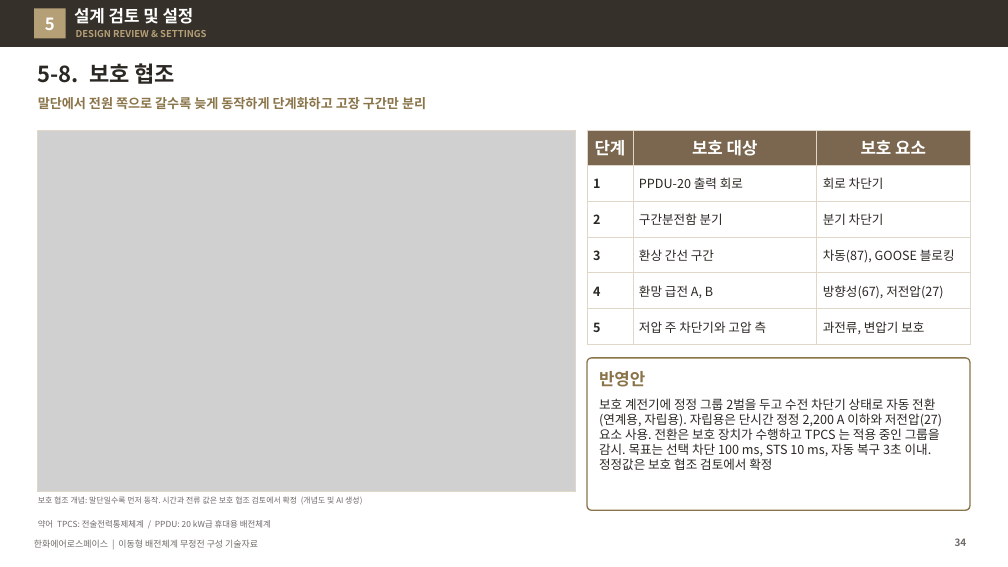
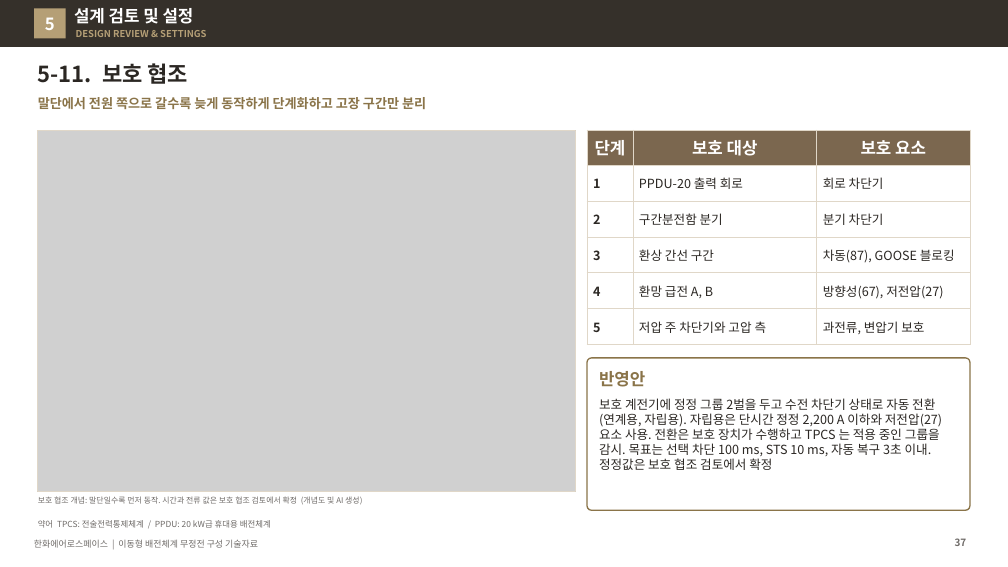
Before and after one commit to byunjd112-hue/headroom, a slide deck: slide 37 of mobile_ems/docs/out/IFPS_이동형배전체계_무정전구성_기술자료_Rev72.pptx (slide 34 before the commit). Drawn at 1008x567 pixels with LibreOffice and Linux fonts; fonts in the diff are those of the drawing; grey boxes stand for pictures. Boxes give left, top, right and bottom in pixels: in the first picture for what was removed or moved away, otherwise in the second. Text is boxed around its words. In the diff, an @@ line names an element or a change of style, - is before the commit and + after.

```diff
--- a/mobile_ems/docs/out/IFPS_이동형배전체계_무정전구성_기술자료_Rev72.pptx
+++ b/mobile_ems/docs/out/IFPS_이동형배전체계_무정전구성_기술자료_Rev72.pptx
@@ title at (38, 63, 189, 84): text changed @@
-5-8. 보호 협조
+5-11. 보호 협조
@@ page number at (955, 538, 967, 546): text changed @@
-34
+37
```
Also in this commit, not shown: 21 other slides changed, 6 slides added, 6 other files.
